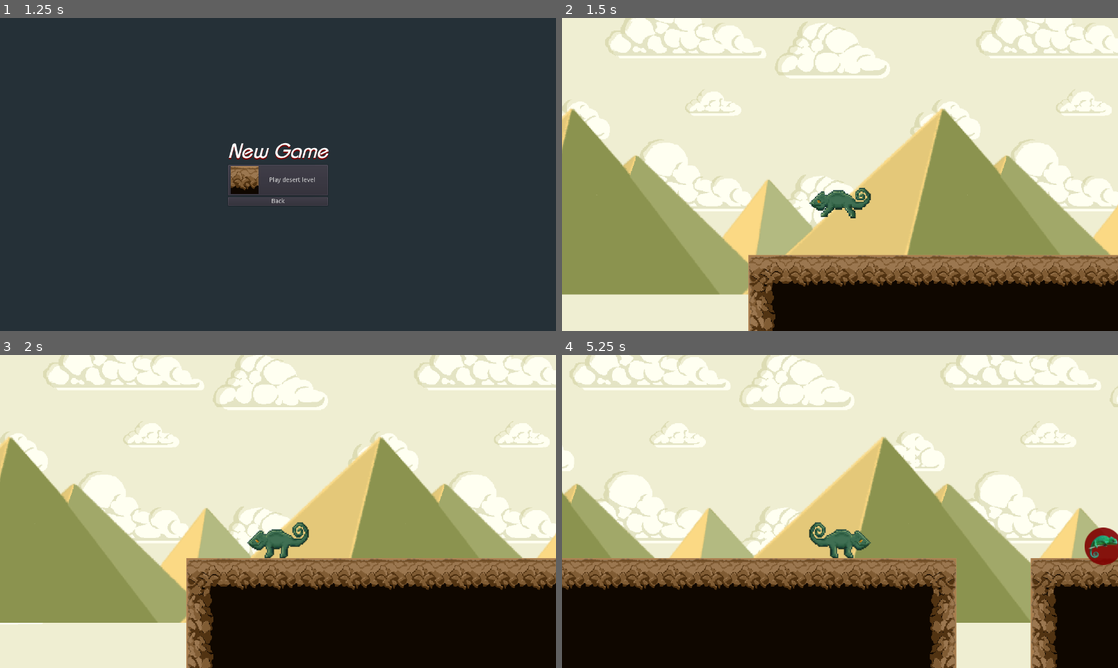
Above: before the commit, frames 1-4 (two rows, left to right).
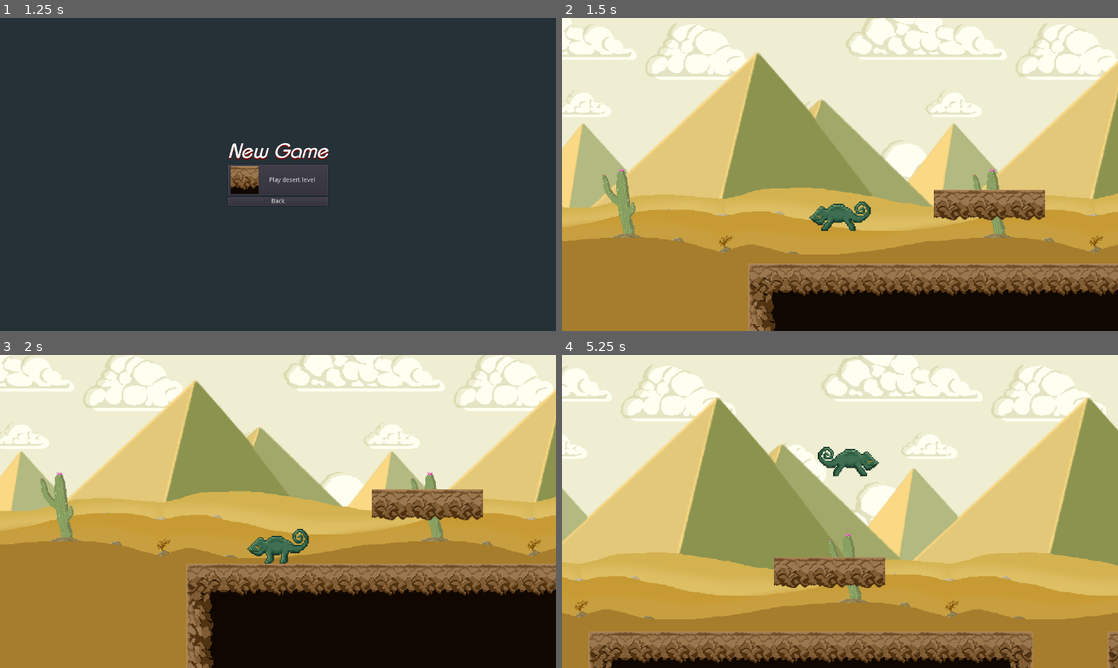
Above: after the commit, the same moments.

Repository: Jacalz/super-chameleon
Game: Godot game, scene res://TitleScreen/TitleScreen.tscn
Two runs of this game, one before a commit and one after it. Both use one fixed random seed, a clock stepped at 60 frames per second and the inputs below.
Inputs:
- Up to frame 1 (1.25 s): click "New game" at 0.5 s
- Up to frame 2 (1.5 s): click "Play desert level" at 1.25 s
- Up to frame 3 (2 s): no input
- Up to frame 4 (5.25 s): hold Up (ui_up) 2.03-2.78 s; hold Right (ui_right) 2.03-3.53 s; tap Up (ui_up) at 2.85, 3.02, 3.32, 4.35, 4.52, 4.82 s; hold Left (ui_left) 3.53-4.28 s; hold Up (ui_up) 3.53-4.28 s; hold Right (ui_right) from 4.28 s (still down); hold Up (ui_up) from 5.03 s (still down)

Frame 1 is identical in both runs. In frame 2, 67% of the frame differs, in the area x 0-100%, y 0-100%; in frame 3, 61%; in frame 4, 77%.

Commit message:
New icon for berry, new desert backgrounds, camera work, joystick support and movement updates

Diff:
--- a/Enteties/Chameleon/Chameleon.tscn
+++ b/Enteties/Chameleon/Chameleon.tscn
@@ -11,27 +11,13 @@
 [ext_resource path="res://Enteties/Chameleon/Sprites/Evolved/chameleon-evolved-walk-3.png" type="Texture" id=9]
 [ext_resource path="res://Enteties/Chameleon/Sprites/Regular/chameleon-jump-1.png" type="Texture" id=10]
 [ext_resource path="res://Enteties/Chameleon/Sprites/Evolved/chameleon-evolved-jump-1.png" type="Texture" id=11]
+[ext_resource path="res://Enteties/Chameleon/camera.gd" type="Script" id=12]
 
 [sub_resource type="SpriteFrames" id=1]
 animations = [ {
-"frames": [ ExtResource( 8 ) ],
-"loop": true,
-"name": "Idle_evolved",
-"speed": 5.0
-}, {
 "frames": [ ExtResource( 11 ) ],
 "loop": false,
 "name": "Jump_evolved",
-"speed": 1.0
-}, {
-"frames": [ ExtResource( 10 ) ],
-"loop": false,
-"name": "Jump",
-"speed": 1.0
-}, {
-"frames": [ ExtResource( 4 ) ],
-"loop": false,
-"name": "Idle",
 "speed": 1.0
 }, {
 "frames": [ ExtResource( 4 ), ExtResource( 2 ), ExtResource( 3 ) ],
@@ -39,14 +25,29 @@
 "name": "Walk",
 "speed": 6.0
 }, {
+"frames": [ ExtResource( 4 ) ],
+"loop": false,
+"name": "Idle",
+"speed": 1.0
+}, {
+"frames": [ ExtResource( 8 ) ],
+"loop": true,
+"name": "Idle_evolved",
+"speed": 5.0
+}, {
 "frames": [ ExtResource( 8 ), ExtResource( 6 ), ExtResource( 9 ) ],
 "loop": true,
 "name": "Walk_evolved",
 "speed": 6.0
+}, {
+"frames": [ ExtResource( 10 ) ],
+"loop": false,
+"name": "Jump",
+"speed": 1.0
 } ]
 
 [sub_resource type="CapsuleShape2D" id=2]
-radius = 30.0
+radius = 29.0
 height = 45.0
 
 [sub_resource type="Animation" id=3]
@@ -88,6 +89,13 @@
 position = Vector2( 0, -50 )
 current = true
 zoom = Vector2( 0.75, 0.75 )
+smoothing_enabled = true
+drag_margin_left = 0.1
+drag_margin_top = 0.75
+drag_margin_right = 0.1
+script = ExtResource( 12 )
+
+[node name="ShiftTween" type="Tween" parent="Camera2D"]
 
 [node name="Evolve" type="Node2D" parent="."]
 script = ExtResource( 7 )
@@ -95,6 +103,7 @@
 [node name="Timer" type="Timer" parent="Evolve"]
 wait_time = 30.0
 one_shot = true
+[connection signal="on_grounded_updated" from="." to="Camera2D" method="_on_Chameleon_on_grounded_updated"]
 [connection signal="timeout" from="Camouflage/Timer" to="Camouflage" method="_on_Timer_timeout"]
 [connection signal="on_evolving" from="Evolve" to="." method="_on_evolving"]
 [connection signal="timeout" from="Evolve/Timer" to="." method="_on_Evolve_timeout"]
--- /dev/null
+++ b/Enteties/Chameleon/camera.gd
@@ -0,0 +1,25 @@
+extends Camera2D
+
+const LOOK_AHEAD_FACTOR = 0.05
+const TWEEN_DURATION = 1.0
+
+onready var prev_pos = get_camera_position()
+onready var tween = $ShiftTween
+
+var facing = 0
+
+func _check_facing():
+	var new_facing = sign(get_camera_position().x - prev_pos.x)
+	if new_facing != 0 && facing != new_facing:
+		facing = new_facing
+		var target_offset = get_viewport_rect().size.x * LOOK_AHEAD_FACTOR * facing
+
+		tween.interpolate_property(self, "position:x", position.x, target_offset, TWEEN_DURATION, Tween.TRANS_SINE, Tween.EASE_OUT)
+		tween.start()
+
+func _process(delta):
+	_check_facing()
+	prev_pos = get_camera_position()
+
+func _on_Chameleon_on_grounded_updated(is_grounded):
+	drag_margin_v_enabled = !is_grounded
--- a/Enteties/Chameleon/chameleon.gd
+++ b/Enteties/Chameleon/chameleon.gd
@@ -1,4 +1,7 @@
 extends KinematicBody2D
+
+var is_grounded = true
+signal on_grounded_updated(is_grounded)
 
 # Onready variables for our nodes
 onready var sprite = $AnimatedSprite
@@ -10,10 +13,10 @@
 const UP = Vector2(0, -1)
 
 # Constants for defining how the chameleon can move
-const GRAVITY = 1000
+const GRAVITY = 1450
 const TERMINAL_VELOCITY = 600
 const HORIZONTAL_SPEED = 7 * 64
-const JUMP_HEIGHT = -7 * 64
+const JUMP_HEIGHT = -10 * 64
 
 # Velocity of our wonderful chameleon
 var velocity = Vector2()
@@ -38,11 +41,11 @@
 
 	camo.disable()
 
-func get_horizontal_input() -> int:
-	return -int(Input.is_action_pressed("ui_left")) + int(Input.is_action_pressed("ui_right"))
+func get_horizontal_input() -> float:
+	return -Input.get_action_strength("ui_left") + Input.get_action_strength("ui_right")
 
 func _input(event):
-	if is_on_floor() && event.is_action("ui_up"):
+	if is_on_floor() && event.is_action_pressed("ui_up"):
 		velocity.y = JUMP_HEIGHT
 		camo.disable()
 
@@ -62,11 +65,17 @@
 
 	if is_on_floor():
 		if grndfriction:
-			velocity.x = lerp(velocity.x, 0, 0.3)
+			velocity.x = lerp(velocity.x, 0, 0.35)
 	else:
 		sprite.play("Jump" + evolve_anim)
 
 		if !grndfriction:
-			velocity.x = lerp(velocity.x, 0, 0.1)
+			velocity.x = lerp(velocity.x, 0, 0.15)
 
 	velocity = move_and_slide(velocity, UP)
+
+	var was_grounded = is_grounded
+	is_grounded = is_on_floor()
+
+	if was_grounded == null || is_grounded != was_grounded:
+		emit_signal("on_grounded_updated", is_grounded)
--- a/Enteties/Chameleon/evolve.gd
+++ b/Enteties/Chameleon/evolve.gd
@@ -1,10 +1,14 @@
 extends Node2D
 
-onready var evolveberry = get_tree().get_root().find_node("EvolveBerry", true, false).connect("on_eaten", self, "evolve")
+onready var berries = get_tree().get_root().find_node("Berries", true, false)
 onready var timer = $Timer
 
 signal on_evolving
 
+func _ready():
+	for berry in berries.get_children():
+		berry.connect("on_eaten", self, "evolve")
+
 func evolve():
 	emit_signal("on_evolving")
 	timer.start()
--- a/Enteties/EvolveBerry/EvolveBerry.tscn
+++ b/Enteties/EvolveBerry/EvolveBerry.tscn
@@ -1,11 +1,11 @@
 [gd_scene load_steps=4 format=2]
 
-[ext_resource path="res://temp-icon.png" type="Texture" id=1]
+[ext_resource path="res://Enteties/EvolveBerry/Sprites/Berry.png" type="Texture" id=1]
 [ext_resource path="res://Enteties/EvolveBerry/EvolveBerry.gd" type="Script" id=2]
 
 [sub_resource type="CapsuleShape2D" id=1]
-radius = 35.0
-height = 40.0
+radius = 20.0
+height = 10.0
 
 [node name="EvolveBerry" type="Area2D"]
 script = ExtResource( 2 )
--- a/Levels/Desert/Desert1.tscn
+++ b/Levels/Desert/Desert1.tscn
@@ -10,6 +10,8 @@
 [ext_resource path="res://Levels/Desert/Tiles/sandblock-dark.png" type="Texture" id=8]
 [ext_resource path="res://Enteties/EvolveBerry/EvolveBerry.tscn" type="PackedScene" id=9]
 [ext_resource path="res://Levels/Desert/Background/desert-pyramids.png" type="Texture" id=10]
+[ext_resource path="res://Levels/Desert/Background/mellanbakgrund.png" type="Texture" id=11]
+[ext_resource path="res://Levels/Desert/Tiles/sandblock-floating-middle.png" type="Texture" id=12]
 
 [sub_resource type="ConvexPolygonShape2D" id=1]
 points = PoolVector2Array( 64, 64, 0, 64, 0, 0, 64, 0 )
@@ -26,7 +28,10 @@
 [sub_resource type="ConvexPolygonShape2D" id=5]
 points = PoolVector2Array( 64, 64, 0, 64, 0, 0, 64, 0 )
 
-[sub_resource type="TileSet" id=6]
+[sub_resource type="ConvexPolygonShape2D" id=6]
+points = PoolVector2Array( 64, 53, 0, 53, 0, 0, 64, 0 )
+
+[sub_resource type="TileSet" id=7]
 0/name = "sandblock-corner-left.png 0"
 0/texture = ExtResource( 4 )
 0/tex_offset = Vector2( 0, 0 )
@@ -146,6 +151,27 @@
 "shape_transform": Transform2D( 1, 0, 0, 1, 0, 0 )
 } ]
 5/z_index = 0
+6/name = "sandblock-floating-middle.png 6"
+6/texture = ExtResource( 12 )
+6/tex_offset = Vector2( 0, 0 )
+6/modulate = Color( 1, 1, 1, 1 )
+6/region = Rect2( 0, 0, 64, 53 )
+6/tile_mode = 0
+6/occluder_offset = Vector2( 0, 0 )
+6/navigation_offset = Vector2( 0, 0 )
+6/shape_offset = Vector2( 0, 0 )
+6/shape_transform = Transform2D( 1, 0, 0, 1, 0, 0 )
+6/shape = SubResource( 6 )
+6/shape_one_way = false
+6/shape_one_way_margin = 1.0
+6/shapes = [ {
+"autotile_coord": Vector2( 0, 0 ),
+"one_way": false,
+"one_way_margin": 1.0,
+"shape": SubResource( 6 ),
+"shape_transform": Transform2D( 1, 0, 0, 1, 0, 0 )
+} ]
+6/z_index = 0
 
 [node name="Desert1" type="Node2D"]
 
@@ -153,9 +179,9 @@
 position = Vector2( 222, 88 )
 
 [node name="TileMap" type="TileMap" parent="."]
-tile_set = SubResource( 6 )
+tile_set = SubResource( 7 )
 format = 1
-tile_data = PoolIntArray( 196609, 0, 0, 196610, 1, 0, 196611, 1, 0 …(856 unchanged characters)…
+tile_data = PoolIntArray( 65542, 6, 0, 65543, 6, 0, 65544, 6, 0, 65556, 0, 0, 65557, 1, 0, 65558, 1, 0, 65559, 1, 0, 65560, 1, 0, 65561, 1, 0, 65562, 2, 0, 131092, 3, 0, 131093, 4, 0, 131094, 4, 0, 131095, 4, 0, 131096, 4, 0, 131097, 4, 0, 131098, 5, 0, 196609, 0, 0, 196610, 1, 0, 196611, 1, 0 …(856 unchanged characters)…
 __meta__ = {
 "_edit_lock_": true
 }
@@ -164,24 +190,41 @@
 
 [node name="Clouds" type="ParallaxLayer" parent="ParallaxBackground"]
 motion_scale = Vector2( 0.15, 0.15 )
-motion_mirroring = Vector2( 1280, 640 )
+motion_mirroring = Vector2( 1280, 0 )
 
 [node name="Sprite" type="Sprite" parent="ParallaxBackground/Clouds"]
 texture = ExtResource( 3 )
 centered = false
-offset = Vector2( -415, -400 )
+offset = Vector2( 0, -400 )
 region_enabled = true
-region_rect = Rect2( 0, 0, 1920, 1280 )
+region_rect = Rect2( 0, 0, 1280, 640 )
 
 [node name="Pyramids" type="ParallaxLayer" parent="ParallaxBackground"]
 motion_scale = Vector2( 0.25, 0.25 )
-motion_mirroring = Vector2( 1920, 1080 )
+motion_mirroring = Vector2( 1280, 0 )
 
 [node name="Sprite" type="Sprite" parent="ParallaxBackground/Pyramids"]
-position = Vector2( 0, -100 )
 texture = ExtResource( 10 )
+centered = false
+offset = Vector2( 0, -520 )
 region_enabled = true
-region_rect = Rect2( 0, 0, 1920, 640 )
-
-[node name="EvolveBerry" parent="." instance=ExtResource( 9 )]
-position = Vector2( 1085.59, 171.857 )
+region_rect = Rect2( 0, 0, 1280, 640 )
+
+[node name="Dunes" type="ParallaxLayer" parent="ParallaxBackground"]
+motion_scale = Vector2( 0.9, 0.9 )
+motion_mirroring = Vector2( 1280, 0 )
+
+[node name="Sprite" type="Sprite" parent="ParallaxBackground/Dunes"]
+texture = ExtResource( 11 )
+centered = false
+offset = Vector2( 0, -100 )
+region_enabled = true
+region_rect = Rect2( 0, 0, 1280, 640 )
+
+[node name="Berries" type="Node2D" parent="."]
+
+[node name="EvolveBerry" parent="Berries" instance=ExtResource( 9 )]
+position = Vector2( 1085.75, 170.02 )
+
+[node name="EvolveBerry2" parent="Berries" instance=ExtResource( 9 )]
+position = Vector2( 1516.76, 40.9172 )
--- a/project.godot
+++ b/project.godot
@@ -32,6 +32,7 @@
 "events": [ Object(InputEventKey,"resource_local_to_scene":false,"resource_name":"","device":0,"alt":false,"shift":false,"control":false,"meta":false,"command":false,"pressed":false,"scancode":16777231,"unicode":0,"echo":false,"script":null)
 , Object(InputEventJoypadButton,"resource_local_to_scene":false,"resource_name":"","device":0,"button_index":14,"pressure":0.0,"pressed":false,"script":null)
 , Object(InputEventKey,"resource_local_to_scene":false,"resource_name":"","device":0,"alt":false,"shift":false,"control":false,"meta":false,"command":false,"pressed":false,"scancode":65,"unicode":0,"echo":false,"script":null)
+, Object(InputEventJoypadMotion,"resource_local_to_scene":false,"resource_name":"","device":0,"axis":0,"axis_value":-1.0,"script":null)
  ]
 }
 ui_right={
@@ -39,6 +40,7 @@
 "events": [ Object(InputEventKey,"resource_local_to_scene":false,"resource_name":"","device":0,"alt":false,"shift":false,"control":false,"meta":false,"command":false,"pressed":false,"scancode":16777233,"unicode":0,"echo":false,"script":null)
 , Object(InputEventJoypadButton,"resource_local_to_scene":false,"resource_name":"","device":0,"button_index":15,"pressure":0.0,"pressed":false,"script":null)
 , Object(InputEventKey,"resource_local_to_scene":false,"resource_name":"","device":0,"alt":false,"shift":false,"control":false,"meta":false,"command":false,"pressed":false,"scancode":68,"unicode":0,"echo":false,"script":null)
+, Object(InputEventJoypadMotion,"resource_local_to_scene":false,"resource_name":"","device":0,"axis":0,"axis_value":1.0,"script":null)
  ]
 }
 ui_up={
@@ -47,6 +49,7 @@
 , Object(InputEventJoypadButton,"resource_local_to_scene":false,"resource_name":"","device":0,"button_index":12,"pressure":0.0,"pressed":false,"script":null)
 , Object(InputEventKey,"resource_local_to_scene":false,"resource_name":"","device":0,"alt":false,"shift":false,"control":false,"meta":false,"command":false,"pressed":false,"scancode":32,"unicode":0,"echo":false,"script":null)
 , Object(InputEventKey,"resource_local_to_scene":false,"resource_name":"","device":0,"alt":false,"shift":false,"control":false,"meta":false,"command":false,"pressed":false,"scancode":87,"unicode":0,"echo":false,"script":null)
+, Object(InputEventJoypadButton,"resource_local_to_scene":false,"resource_name":"","device":0,"button_index":0,"pressure":0.0,"pressed":false,"script":null)
  ]
 }
 ui_down={
Not shown: 1 places in Enteties/Chameleon/Chameleon.tscn that only renumber resources
Binary file added: Enteties/Chameleon/Sprites/Evolved/chameleon-evolved-fall-1.png
Not shown, added: Enteties/Chameleon/Sprites/Evolved/chameleon-evolved-fall-1.png.import
Binary file removed: Enteties/Chameleon/Sprites/Evolved/desert-pyramids.png
Binary file added: Enteties/Chameleon/Sprites/Regular/chameleon-fall-1.png
Not shown, added: Enteties/Chameleon/Sprites/Regular/chameleon-fall-1.png.import
Binary file changed: Enteties/Chameleon/Sprites/Regular/chameleon-jump-1.png
Binary file changed: Enteties/Chameleon/Sprites/Regular/chameleon-walk-1.png
Binary file changed: Enteties/Chameleon/Sprites/Regular/chameleon-walk-2.png
Binary file changed: Enteties/Chameleon/Sprites/Regular/chameleon-walk-3.png
Binary file added: Enteties/EvolveBerry/Sprites/berry.png
Not shown, added: Enteties/EvolveBerry/Sprites/berry.png.import
(and 5 more such lines)
